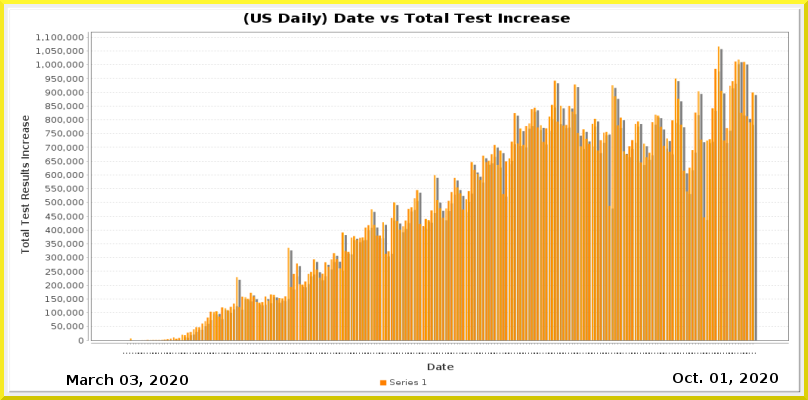
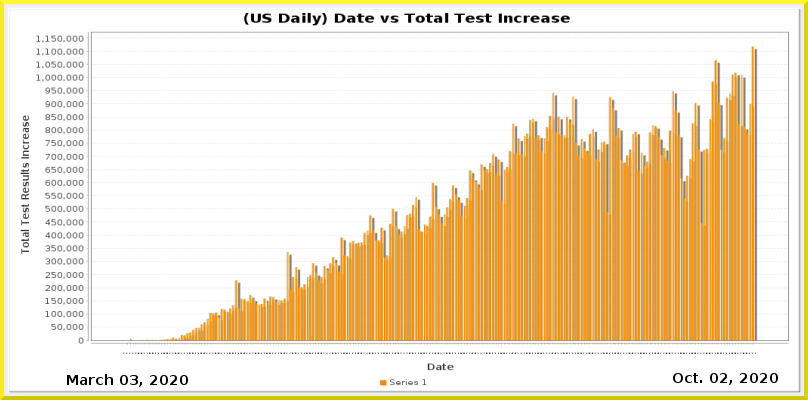
The second 808 × 400 image is a revision of the first. Changes to its layers:
painted on "Current Date" over [720, 373, 727, 383]
painted on "Date_vs_TestIncrease.png" over [36, 34, 789, 354]
